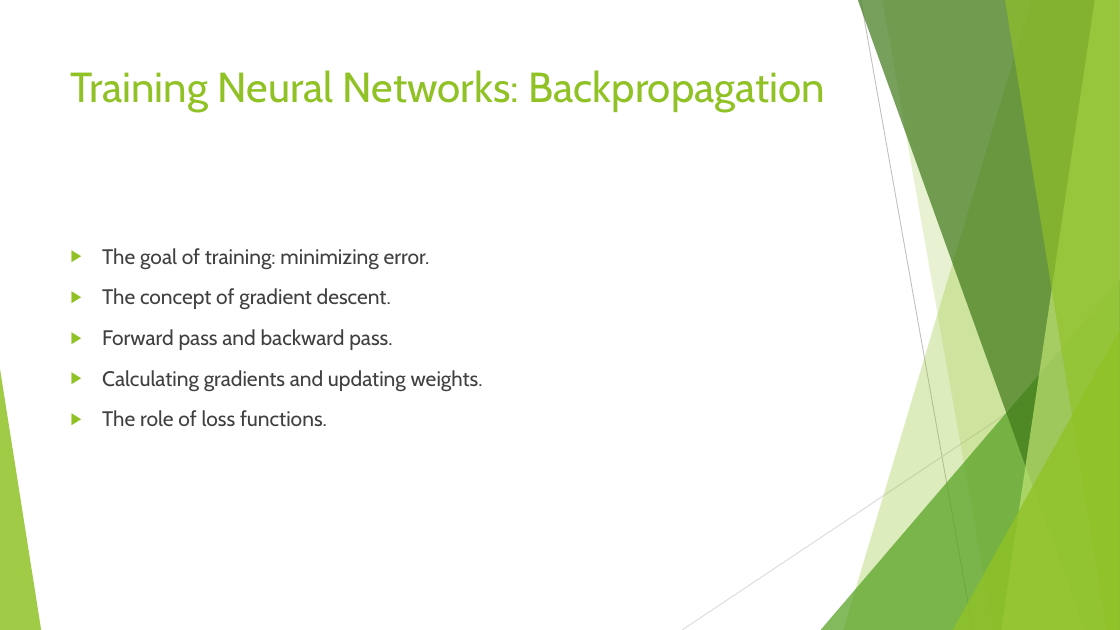
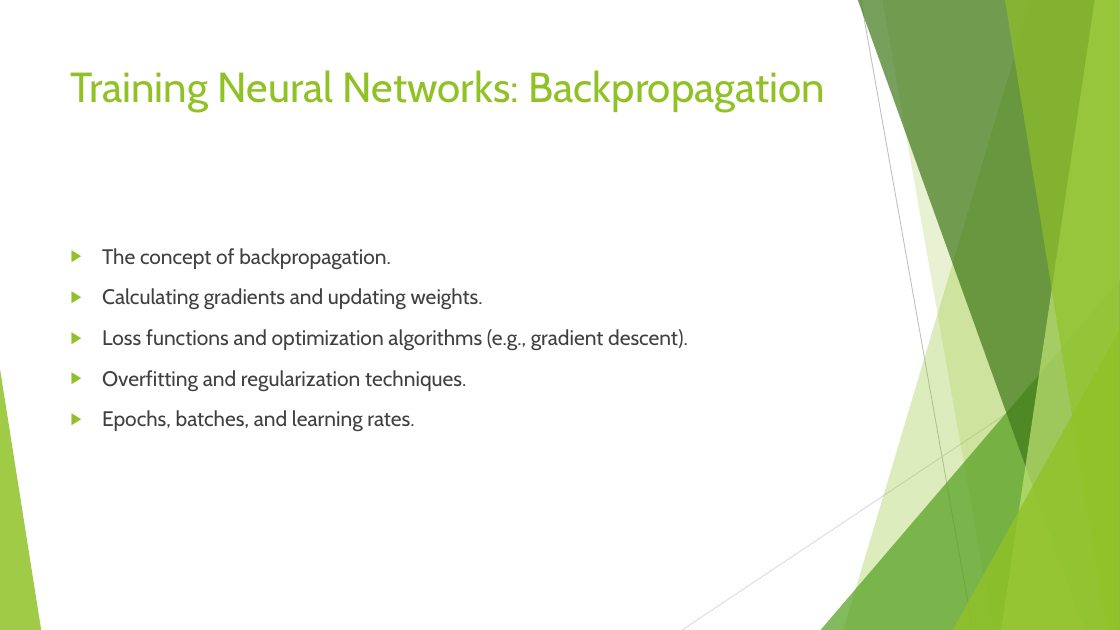
Before and after one commit to shubhamb025/Pdf_to_presentation_GenAI, a slide deck: slide 12 of output/topic_neural_networks.pptx. Drawn at 1120x630 pixels with LibreOffice and Linux fonts; fonts in the diff are those of the drawing. Boxes give left, top, right and bottom in pixels: in the first picture for what was removed or moved away, otherwise in the second. Text is boxed around its words. In the diff, an @@ line names an element or a change of style, - is before the commit and + after.

```diff
--- a/output/topic_neural_networks.pptx
+++ b/output/topic_neural_networks.pptx
@@ text at [102, 248, 391, 270]: text changed @@
-▶ The goal of training: minimizing error.
-▶ The concept of gradient descent.
-▶ Forward pass and backward pass.
+▶ The concept of backpropagation.
@@ text at [102, 329, 688, 432]: text changed @@
-▶ The role of loss functions.
+▶ Loss functions and optimization algorithms (e.g., gradient descent).
+▶ Overfitting and regularization techniques.
+▶ Epochs, batches, and learning rates.
```
Also in this commit, not shown: 13 other slides changed, 1 slide added, 3 slides removed, 9 other files.
